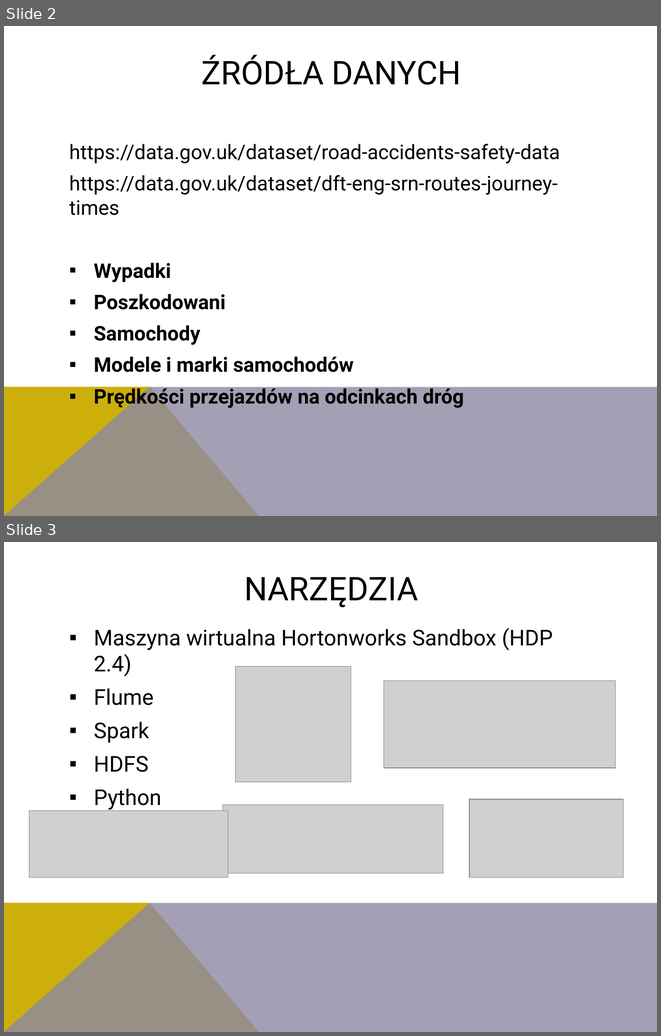
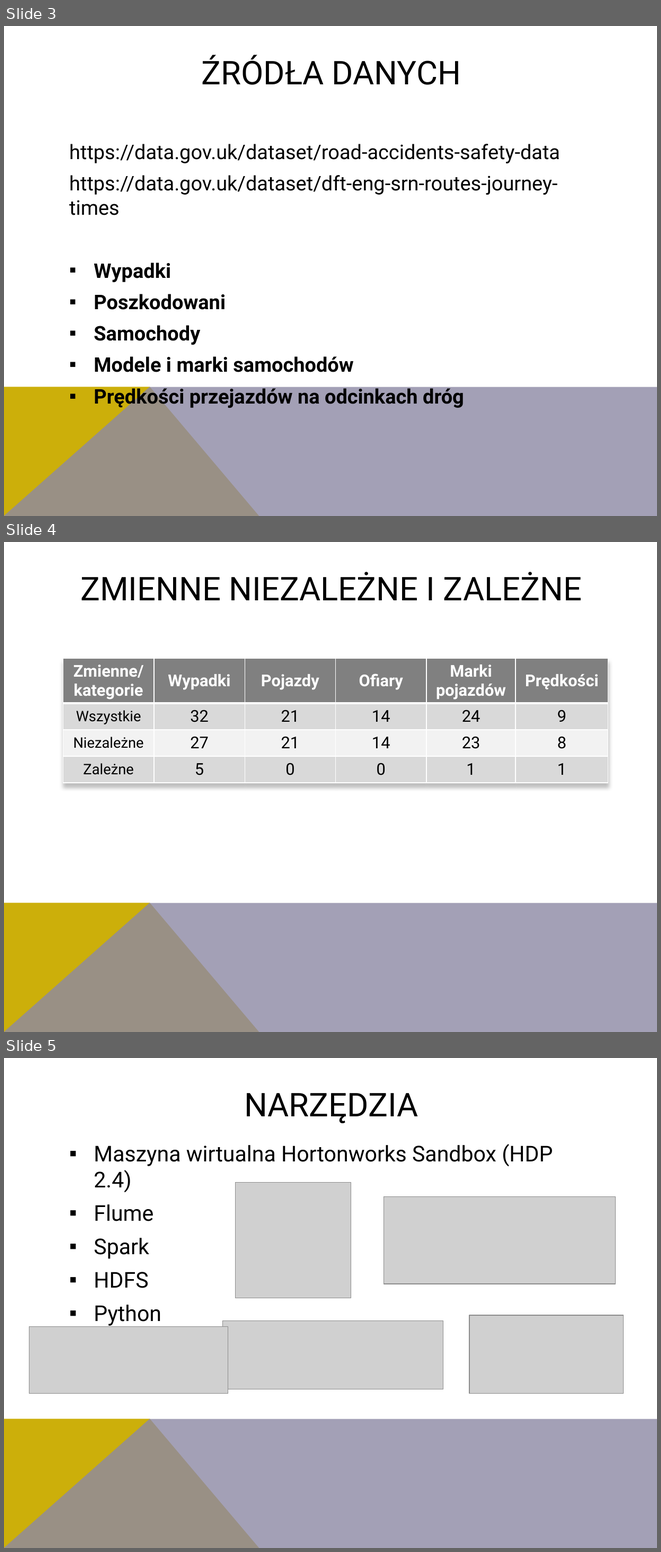
Before and after one commit to anyanyany/DataScience, a slide deck: PozyskiwanieDanych/prezentacja szablon.pptx. Shown one above the other, each under a label of ours: slides 2 and 3 before the commit, slides 3, 4 and 5 after it. The pictures are 661x1036 and 661x1552 pixels, drawn with LibreOffice and Linux fonts; fonts in the diff are those of the drawing; grey boxes stand for pictures. Boxes give left, top, right and bottom in pixels: in the first picture for what was removed or moved away, otherwise in the second. Text is boxed around its words. In the diff, an @@ line names an element or a change of style, - is before the commit and + after.

```diff
--- a/PozyskiwanieDanych/prezentacja szablon.pptx
+++ b/PozyskiwanieDanych/prezentacja szablon.pptx
@@ slide 4 added at (x1=4, y1=542, x2=657, y2=1032), background #FFFFFF; not listed: 2 template elements that a slide beside it also shows @@
@@ title added at (x1=80, y1=572, x2=582, y2=600), 36 pt, text #000000 @@
+ZMIENNE NIEZALEŻNE I ZALEŻNE
@@ table added at (x1=63, y1=658, x2=608, y2=784), 4 rows, 6 columns @@
+Zmienne/kategorie | Wypadki | Pojazdy | Ofiary | Marki pojazdów | Prędkości
+Wszystkie | 32 | 21 | 14 | 24 | 9
+Niezależne | 27 | 21 | 14 | 23 | 8
+Zależne | 5 | 0 | 0 | 1 | 1
@@ what was slide 2 is now slide 3 @@
@@ what was slide 3 is now slide 5 @@
```
Also in this commit, not shown: 1 slide changed, 1 other slide added, 2 other files.
